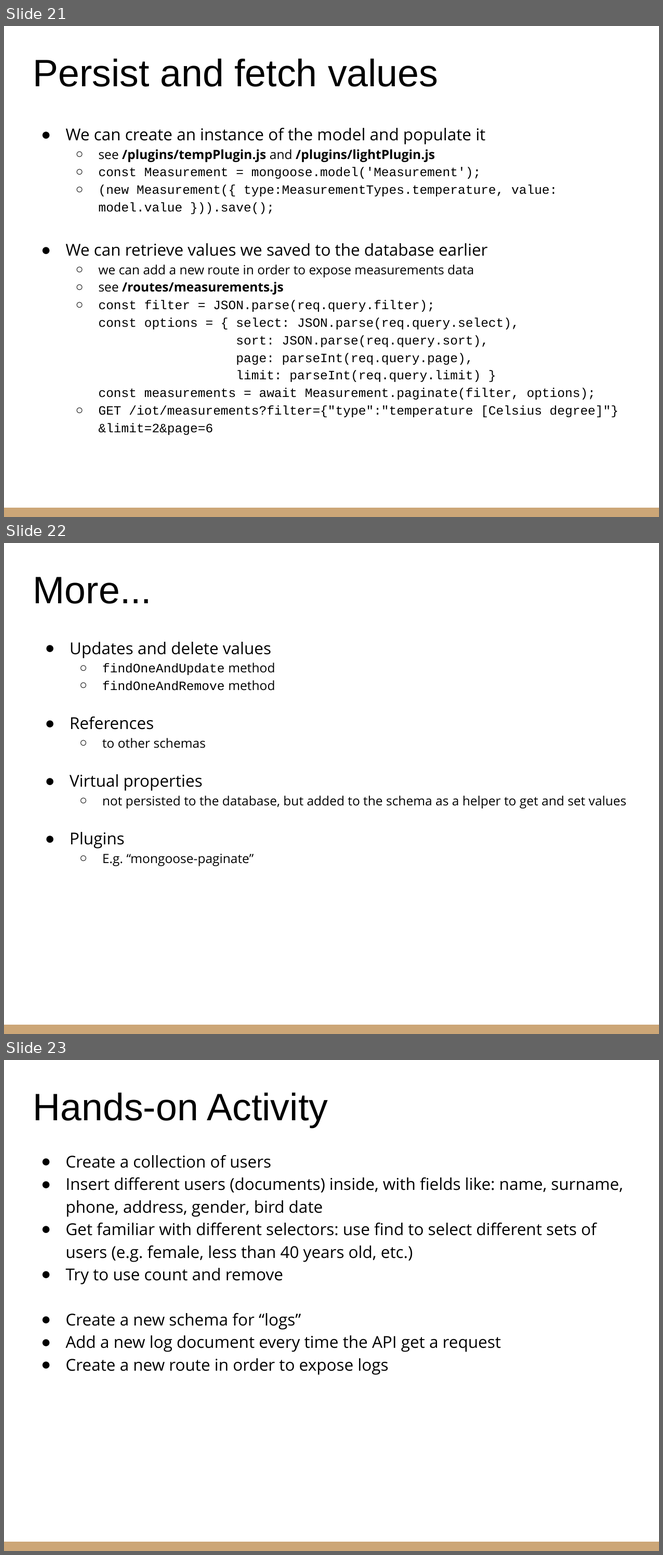
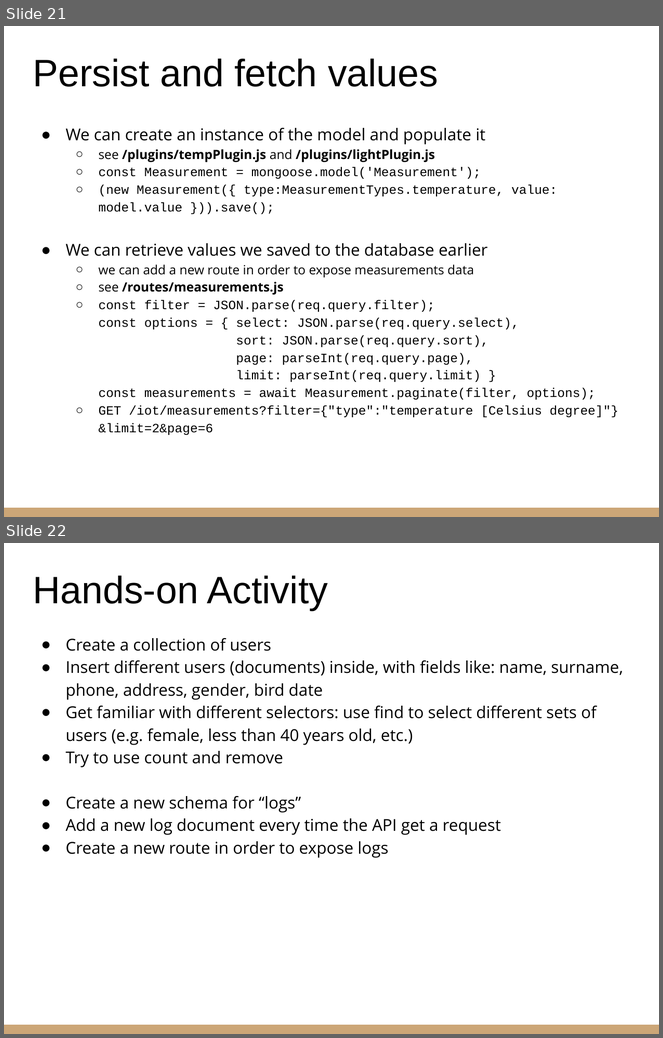
Before and after one commit to riccardoberta/makers, a slide deck: 09 - Persisting Data/slides.pptx. Shown one above the other, each under a label of ours: slides 21, 22 and 23 before the commit, slides 21 and 22 after it. The pictures are 663x1555 and 663x1038 pixels, drawn with LibreOffice and Linux fonts; fonts in the diff are those of the drawing. Boxes give left, top, right and bottom in pixels: in the first picture for what was removed or moved away, otherwise in the second. Text is boxed around its words. In the diff, an @@ line names an element or a change of style, - is before the commit and + after.

```diff
--- a/09 - Persisting Data/slides.pptx
+++ b/09 - Persisting Data/slides.pptx
@@ slide 22 removed at [4,543,659,1034], background #FFFFFF; not listed: 1 template element that a slide beside it also shows @@
@@ title removed at [33,577,152,604] @@
-More...
@@ text removed at [70,642,627,866] @@
-● Updates and delete values
-  ○ findOneAndUpdate method
-  ○ findOneAndRemove method
-● References
-  ○ to other schemas
-● Virtual properties
-  ○ not persisted to the database, but added to the schema as a helper to get and set values
-● Plugins
-  ○ E.g. “mongoose-paginate”
@@ what was slide 23 is now slide 22 @@
```
Also in this commit, not shown: 18 slides changed, 36 other files.
